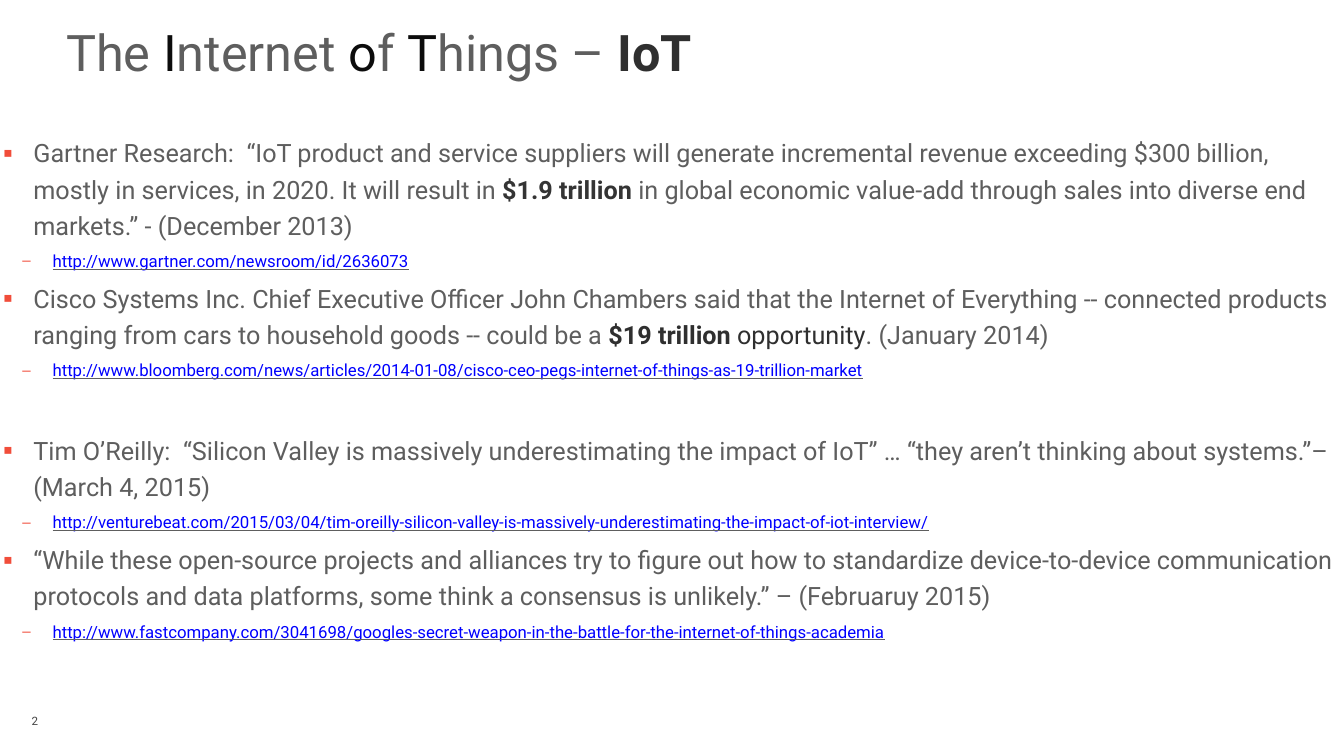
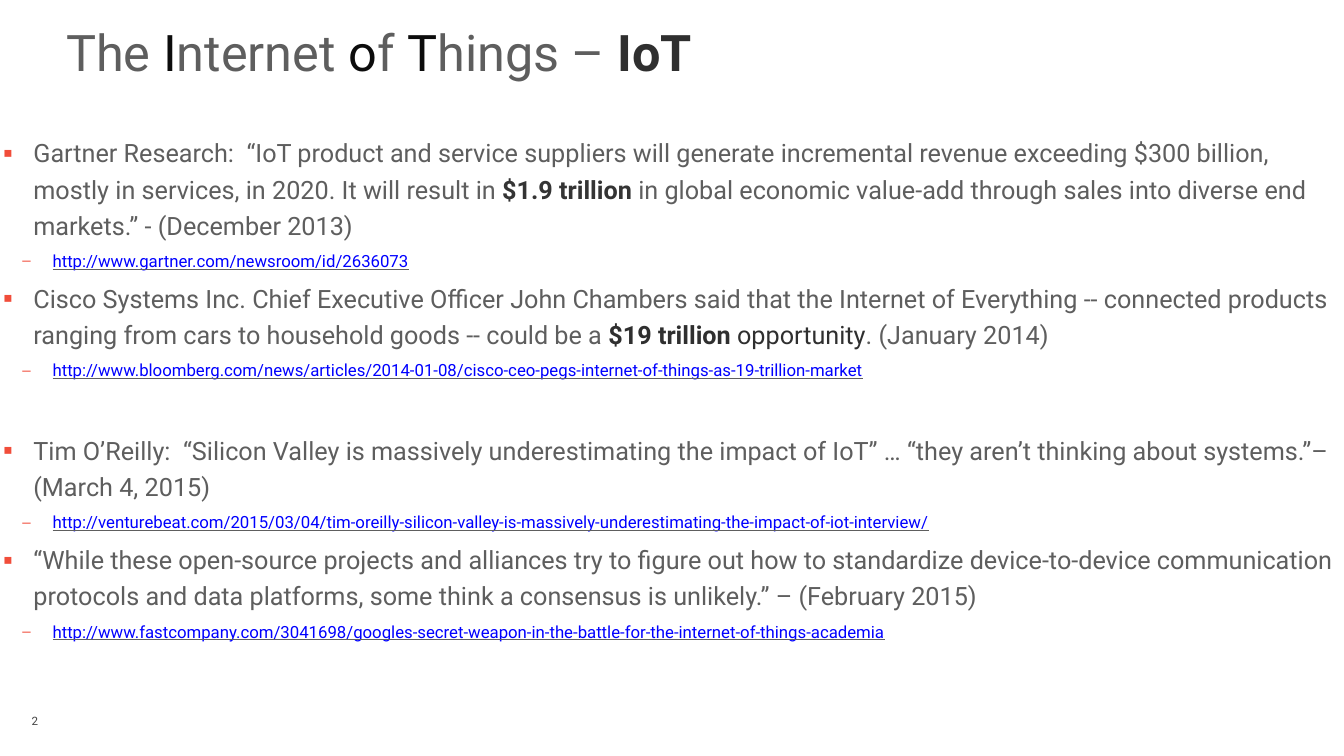
Before and after one commit to rotten/hue-multicorn-postgresql-fdw, a slide deck: slide 2 of extra/Database_Of_Things_PGConf_US_2015.pptx. Drawn at 1344x756 pixels with LibreOffice and Linux fonts; fonts in the diff are those of the drawing; background and template pictures are left out. Boxes give left, top, right and bottom in pixels: in the first picture for what was removed or moved away, otherwise in the second. Text is boxed around its words. In the diff, an @@ line names an element or a change of style, - is before the commit and + after.

```diff
--- a/extra/Database_Of_Things_PGConf_US_2015.pptx
+++ b/extra/Database_Of_Things_PGConf_US_2015.pptx
@@ text at <box>33,550,1332,611</box>: text changed @@
-▪ “While these open-source projects and alliances try to figure out how to standardize device-to-device communication protocols and data platforms, some think a consensus is unlikely.” – (Februaruy 2015)
+▪ “While these open-source projects and alliances try to figure out how to standardize device-to-device communication protocols and data platforms, some think a consensus is unlikely.” – (February 2015)
```
Also in this commit, not shown: 14 other slides changed, 2 slides added, 2 other files.
